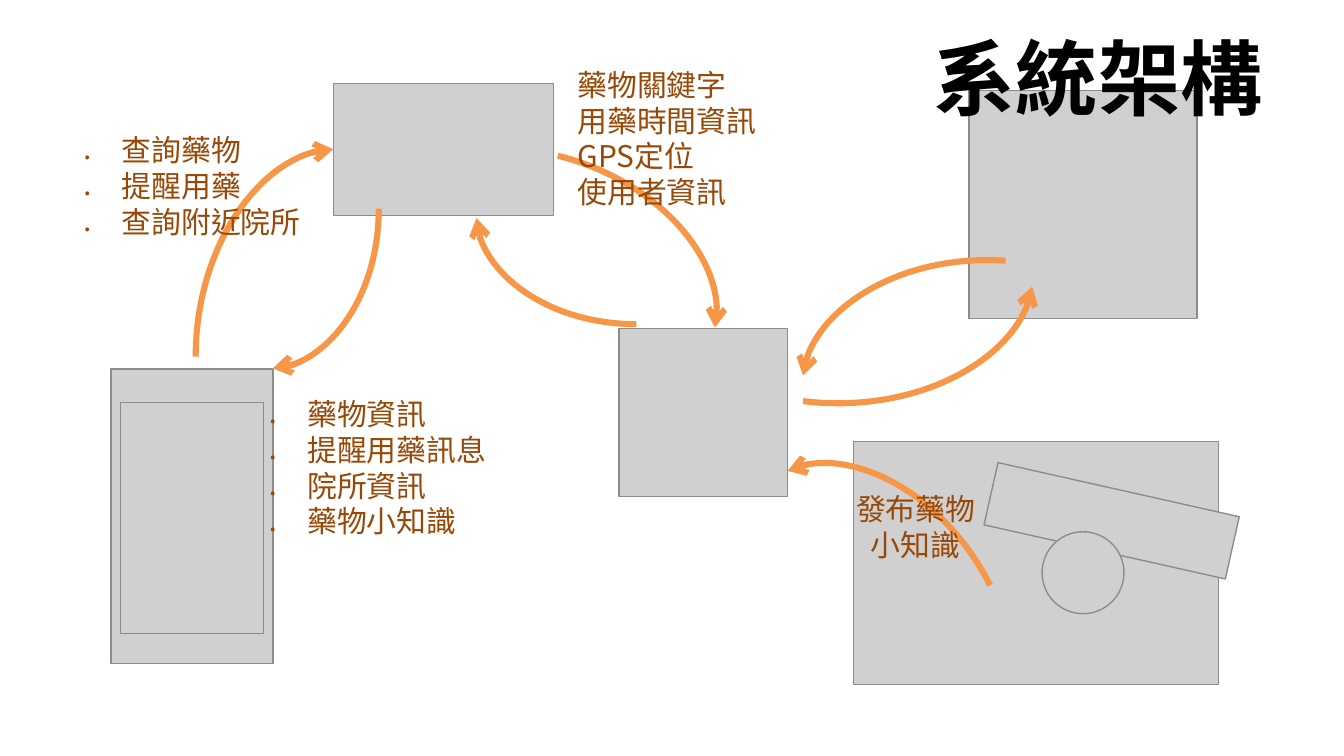
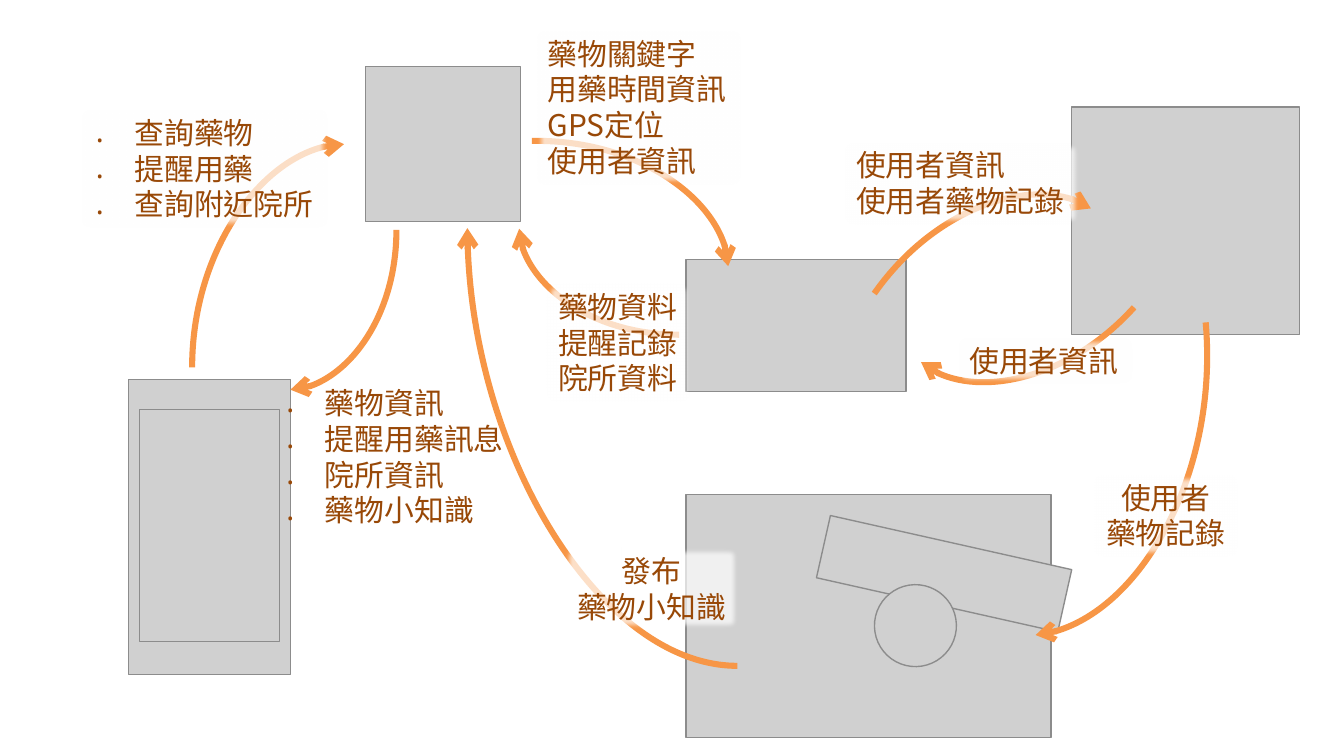
Before and after one commit to wkris4233/Medicine-you-know, a slide deck: slide 5 of PPT/藥你知道.pptx. Drawn at 1344x756 pixels with LibreOffice and Linux fonts; fonts in the diff are those of the drawing; grey boxes stand for pictures. Boxes give left, top, right and bottom in pixels: in the first picture for what was removed or moved away, otherwise in the second. Text is boxed around its words. In the diff, an @@ line names an element or a change of style, - is before the commit and + after.

```diff
--- a/PPT/藥你知道.pptx
+++ b/PPT/藥你知道.pptx
@@ text "藥物關鍵字": place and size @@
-text "藥物關鍵字" at <box>578,71,757,211</box>
+text "藥物關鍵字" at <box>548,40,727,180</box>
@@ title removed at <box>934,25,1262,130</box> @@
-系統架構
@@ picture: place and size @@
-picture at <box>620,328,788,496</box>
+picture at <box>366,67,520,222</box>
@@ text "查詢藥物": place and size @@
-text "查詢藥物" at <box>122,136,301,241</box>
+text "查詢藥物" at <box>135,119,314,223</box>
@@ picture: place and size @@
-picture at <box>969,90,1198,319</box>
+picture at <box>1071,108,1300,336</box>
@@ curved arrow moved from (196, 358) - (333, 149) to (192, 367) - (344, 144) @@
@@ curved arrow moved from (558, 156) - (715, 328) to (532, 141) - (728, 266) @@
@@ curved arrow moved from (1005, 261) - (804, 375) to (874, 293) - (1091, 208) @@
@@ text added at <box>856,151,1064,220</box>, 16 pt, text #984807 @@
+使用者資訊
+使用者藥物記錄
@@ curved arrow moved from (379, 208) - (273, 368) to (396, 230) - (290, 390) @@
@@ curved arrow moved from (991, 586) - (788, 470) to (738, 665) - (468, 228) @@
@@ curved arrow moved from (637, 324) - (477, 218) to (679, 335) - (519, 228) @@
@@ picture: place and size @@
-picture at <box>333,83,554,215</box>
+picture at <box>685,259,906,391</box>
@@ text added at <box>558,292,677,392</box>, 16 pt, text #984807 @@
+藥物資料
+提醒記錄
+院所資料
@@ curved arrow moved from (804, 401) - (1032, 286) to (1134, 308) - (921, 363) @@
@@ curved arrow added from (1206, 323) to (1036, 636), #F79646 3.25 pt @@
@@ text added at <box>969,341,1118,379</box>, 16 pt, text #984807 @@
+使用者資訊
@@ picture: place and size @@
-picture at <box>112,368,273,663</box>
+picture at <box>129,379,290,673</box>
@@ text "藥物資訊": place and size @@
-text "藥物資訊" at <box>307,400,486,535</box>
+text "藥物資訊" at <box>325,389,504,524</box>
@@ picture: place and size @@
-picture at <box>121,402,263,633</box>
+picture at <box>140,410,280,642</box>
@@ text added at <box>1106,478,1225,552</box>, 16 pt, text #984807 @@
+使用者
+藥物記錄
@@ picture: place and size @@
-picture at <box>853,441,1219,684</box>
+picture at <box>685,495,1051,738</box>
@@ picture: place and size @@
-picture at <box>984,463,1239,579</box>
+picture at <box>816,515,1071,631</box>
@@ text at <box>577,557,726,626</box>: spaces changed @@
-發布藥物
-小知識
+發布
+藥物小知識
@@ picture: place and size @@
-picture at <box>1036,526,1130,620</box>
+picture at <box>869,579,963,673</box>
```
Also in this commit, not shown: 3 other files.
